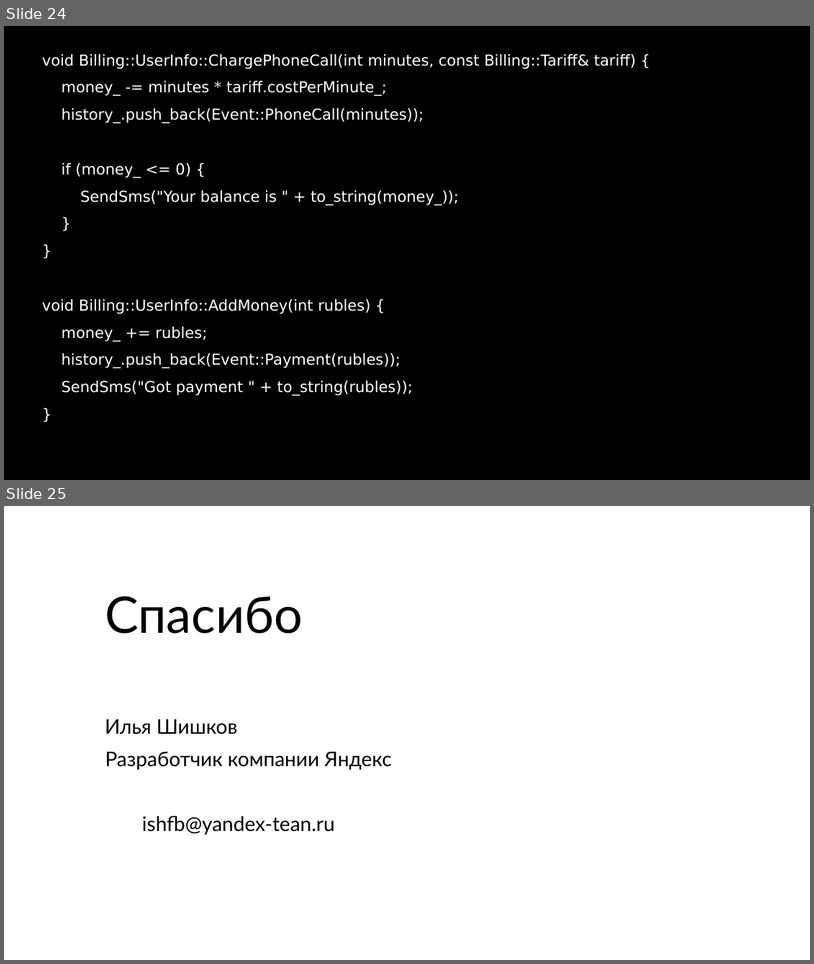
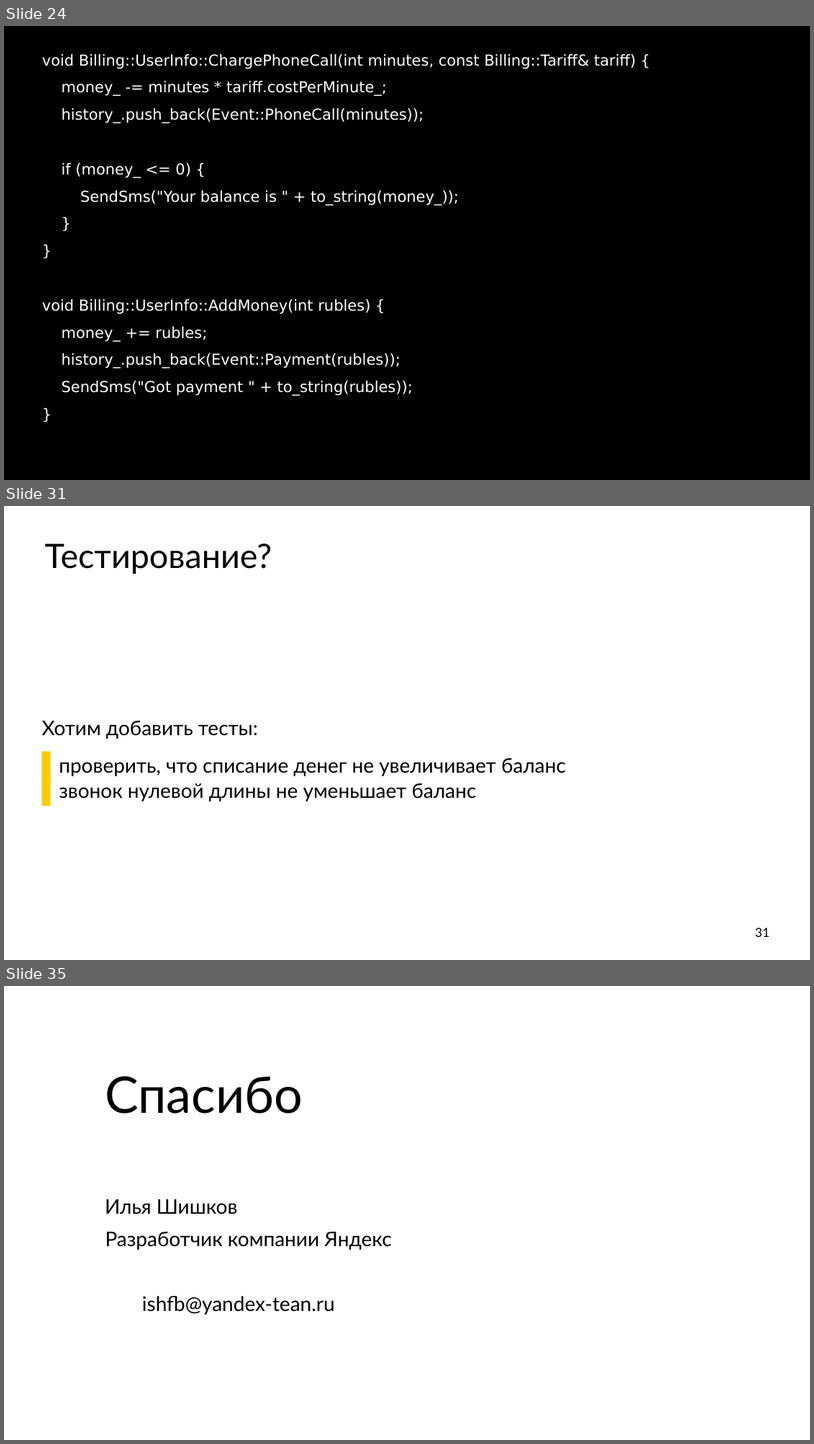
Before and after one commit to ishfb/cpprus17, a slide deck: slides.pptx. Shown one above the other, each under a label of ours: slides 24 and 25 before the commit, slides 24, 31 and 35 after it; the slides between them are not shown. The pictures are 814x964 and 814x1444 pixels, drawn with LibreOffice and Linux fonts; fonts in the diff are those of the drawing; background and template pictures are left out. Boxes give left, top, right and bottom in pixels: in the first picture for what was removed or moved away, otherwise in the second. Text is boxed around its words. In the diff, an @@ line names an element or a change of style, - is before the commit and + after.

```diff
--- a/slides.pptx
+++ b/slides.pptx
@@ slide 31 added at <box>4,506,810,960</box>, background #FFFFFF @@
@@ title added at <box>45,543,273,574</box>, 80 pt, text #000000 @@
+Тестирование?
@@ text added at <box>42,721,566,801</box>, 48 pt, text #000000 @@
+Хотим добавить тесты:
+  ▌ проверить, что списание денег не увеличивает баланс
+  ▌ звонок нулевой длины не уменьшает баланс
@@ page number added at <box>756,927,770,937</box>, 30 pt, text #000000 @@
+31
@@ what was slide 25 is now slide 35 @@
```
Also in this commit, not shown: 9 other slides added, 2 other files.
